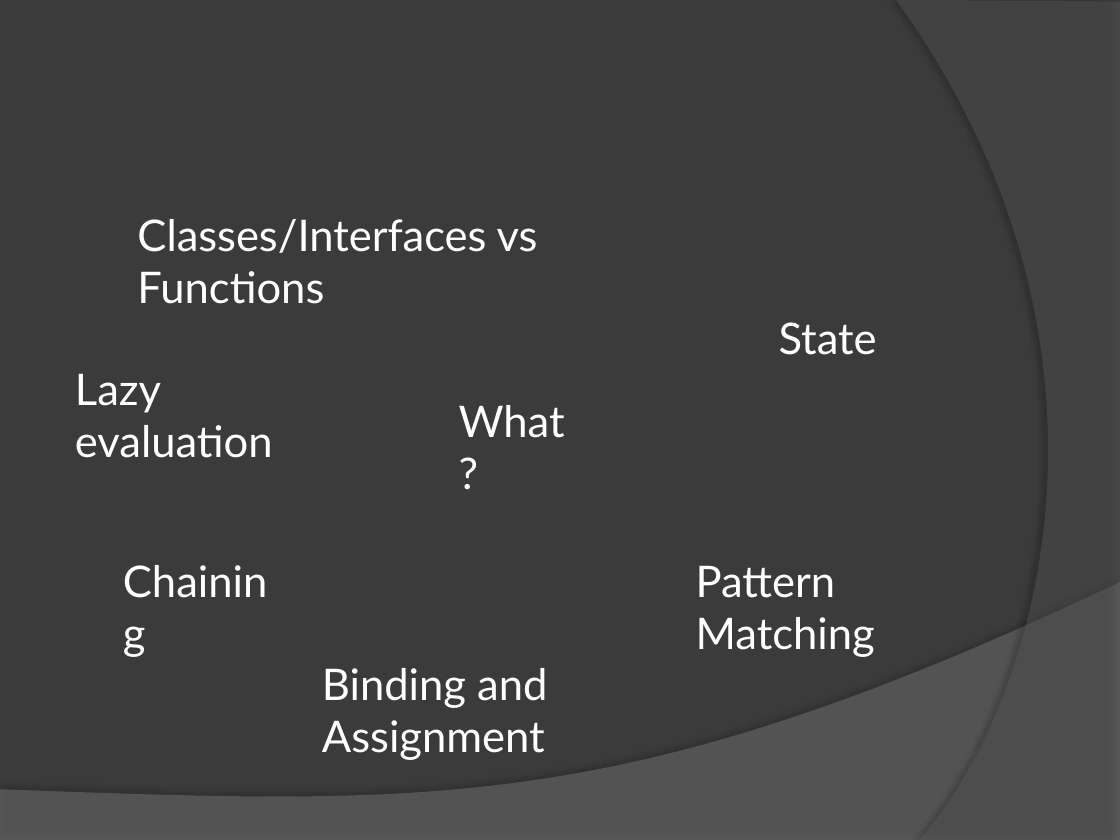
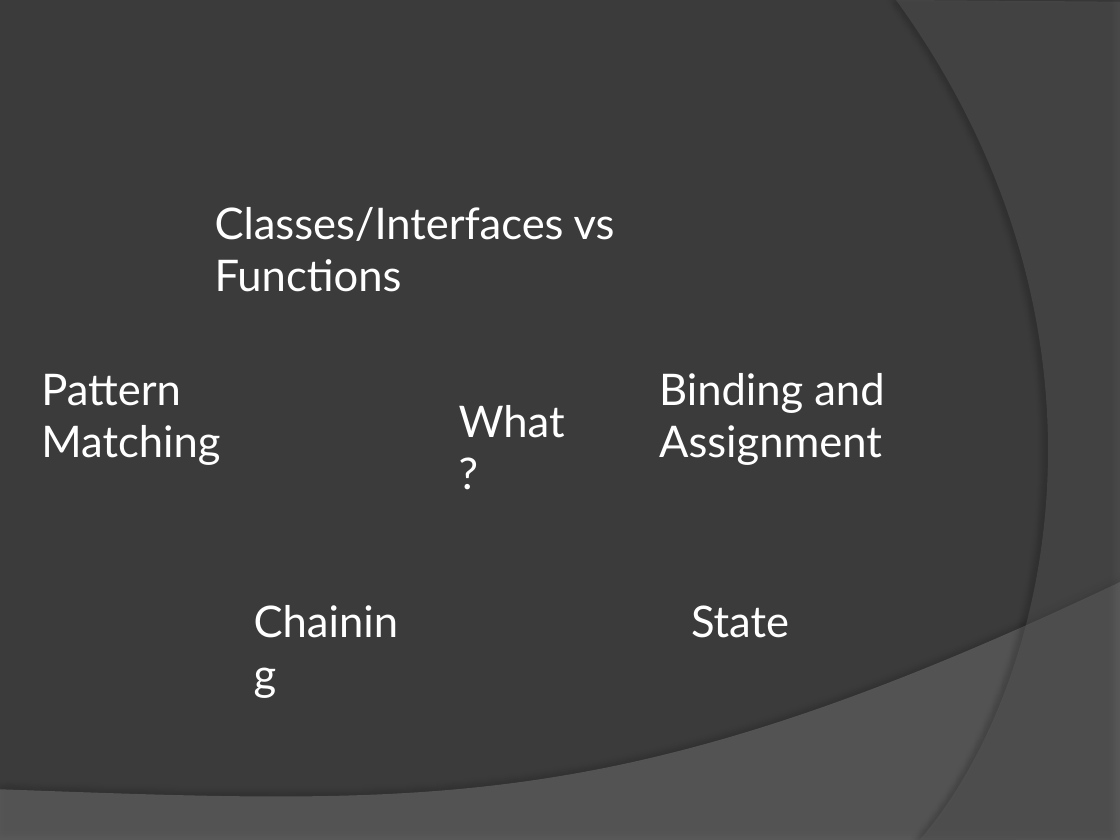
Before and after one commit to MiyamotoAkira/IntoAdventurePresentation, a slide deck: slide 4 of IntoAdventure.pptx. Drawn at 1120x840 pixels with LibreOffice and Linux fonts; fonts in the diff are those of the drawing. Boxes give left, top, right and bottom in pixels: in the first picture for what was removed or moved away, otherwise in the second. Text is boxed around its words. In the diff, an @@ line names an element or a change of style, - is before the commit and + after.

Commit message:
Added second version of functions on FSharp. Added instructions of steps to take on binding and assignment inside the presentation cheat sheet. created the binding and assignment on elixir.

```diff
--- a/IntoAdventure.pptx
+++ b/IntoAdventure.pptx
@@ text "Classes/Interfaces vs Functions": place and size @@
-text "Classes/Interfaces vs Functions" at [137, 219, 538, 304]
+text "Classes/Interfaces vs Functions" at [215, 207, 615, 292]
@@ text "Pattern Matching": place and size @@
-text "Pattern Matching" at [696, 565, 875, 657]
+text "Pattern Matching" at [41, 373, 220, 465]
@@ text "Binding and Assignment": place and size @@
-text "Binding and Assignment" at [322, 668, 547, 760]
+text "Binding and Assignment" at [659, 373, 884, 465]
@@ text removed at [75, 373, 273, 458] @@
-Lazy evaluation
@@ text "Chaining": place and size @@
-text "Chaining" at [112, 548, 297, 612]
+text "Chaining" at [243, 589, 428, 653]
@@ text "State": place and size @@
-text "State" at [779, 322, 877, 355]
+text "State" at [691, 605, 789, 638]
```
Also in this commit, not shown: 1 other slide changed, 17 other files.
